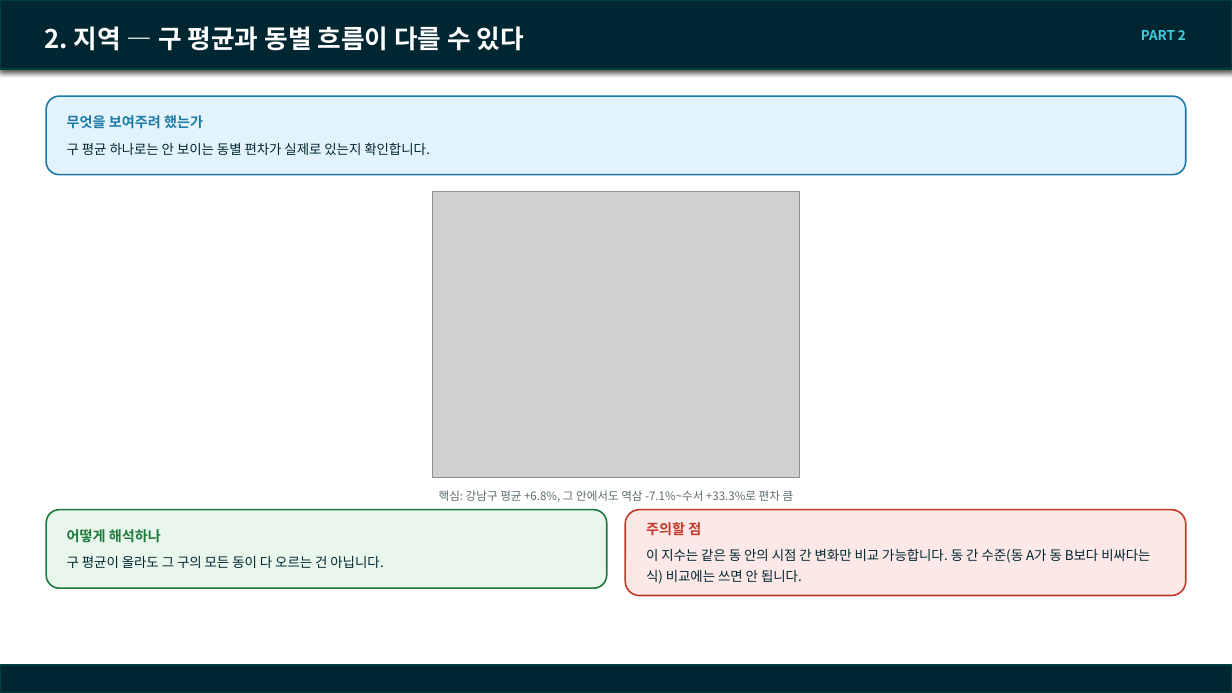
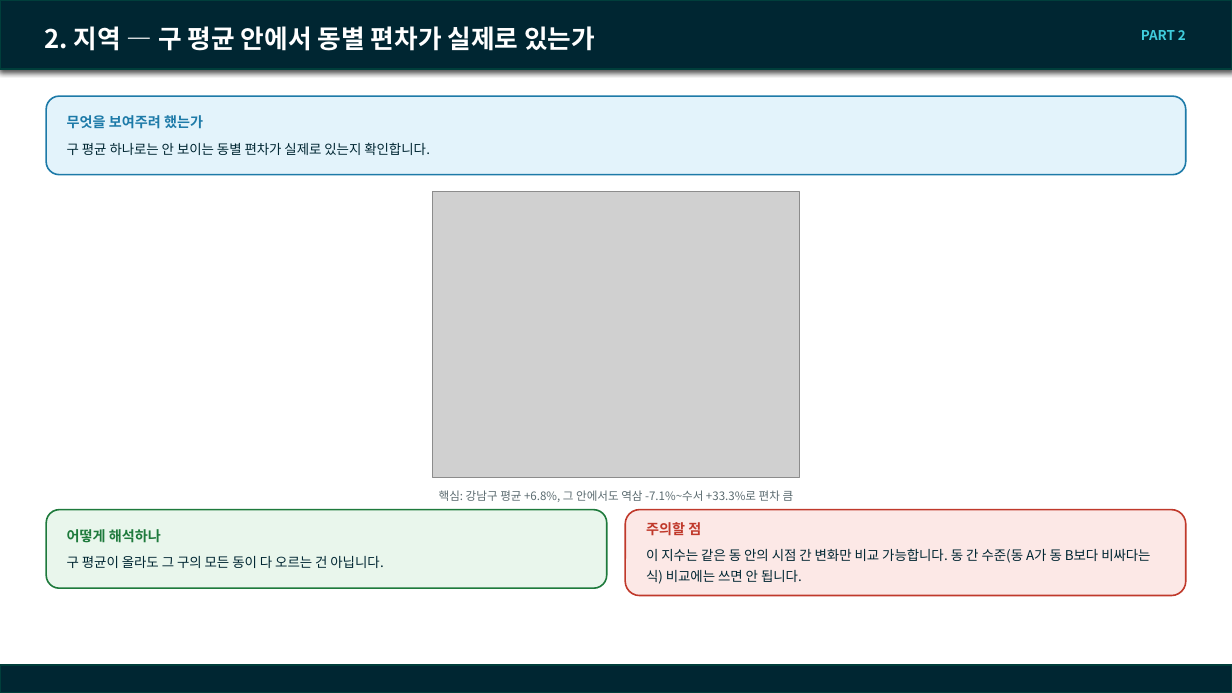
Before and after one commit to SunooJ-KR/Boomingup, a slide deck: slide 7 of eda/docs/260916_team_meeting.pptx. Drawn at 1232x693 pixels with LibreOffice and Linux fonts; fonts in the diff are those of the drawing; grey boxes stand for pictures; background and template pictures are left out. Boxes give left, top, right and bottom in pixels: in the first picture for what was removed or moved away, otherwise in the second. Text is boxed around its words. In the diff, an @@ line names an element or a change of style, - is before the commit and + after.

Commit message:
docs(eda): 분석 슬라이드 제목을 결론이 아닌 질문(목표)형으로 전면 수정
18개 분석 슬라이드(1~10번 축) 제목이 전부 "무엇을 봤더니 이랬다"는
결론을 바로 담고 있어서, 배경 설명 없이 제목만 보면 무슨 얘긴지 알기
어렵다는 지적을 반영했다. 각 슬라이드의 목적(purpose_box) 문구와
맞춰 "~는가" 질문형으로 바꿔, 제목만 봐도 이 슬라이드가 무엇을
확인하려는 건지 알 수 있게 했다. 결론은 기존처럼 본문(캡션·색상 박스)에
그대로 남는다.

```diff
--- a/eda/docs/260916_team_meeting.pptx
+++ b/eda/docs/260916_team_meeting.pptx
@@ title at (x1=44, y1=26, x2=595, y2=51): text changed @@
-2. 지역 — 구 평균과 동별 흐름이 다를 수 있다
+2. 지역 — 구 평균 안에서 동별 편차가 실제로 있는가
```
Also in this commit, not shown: 18 other slides changed, 1 other file.
